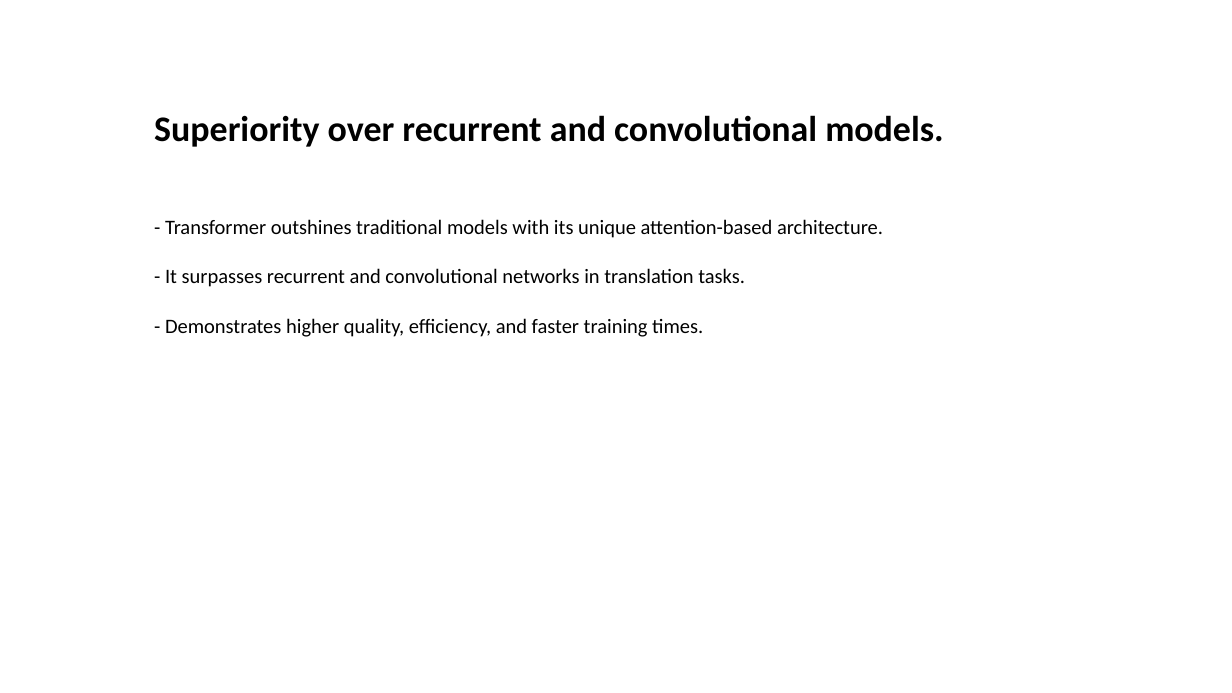
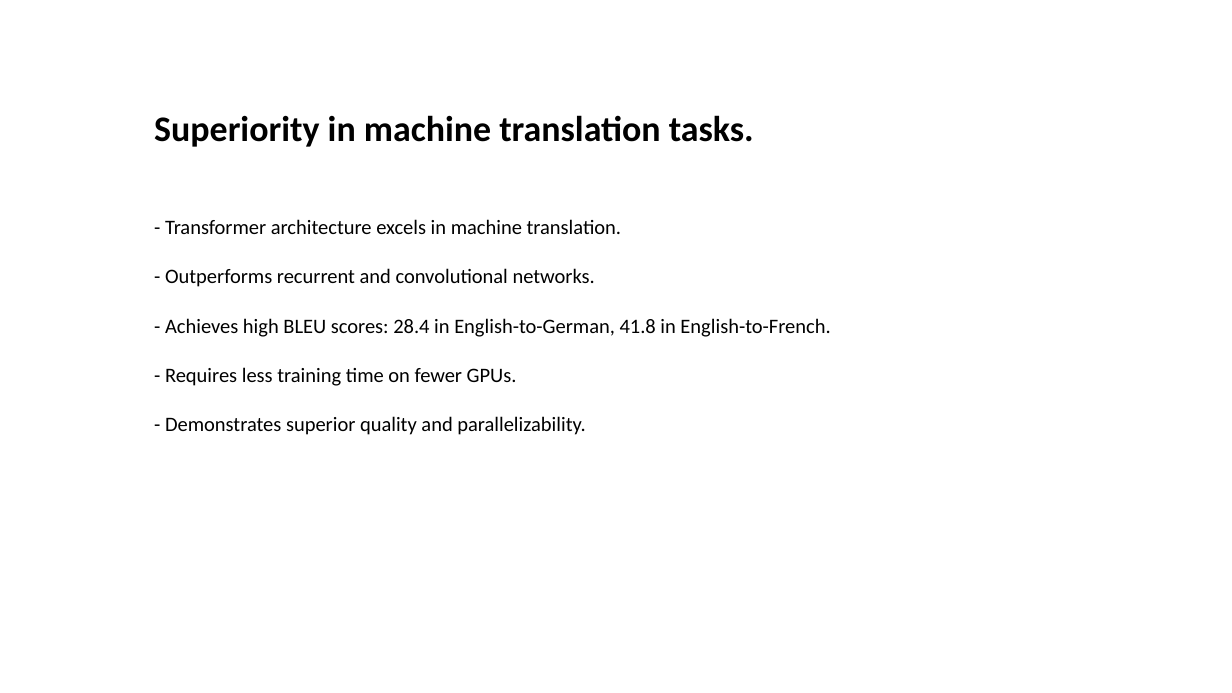
Before and after one commit to Jessie-ZhaoXi/dsa4213-ppt-generator, a slide deck: slide 5 of ppt_generator/my_ppts/attention_mode2.pptx. Drawn at 1232x693 pixels with LibreOffice and Linux fonts; fonts in the diff are those of the drawing; background and template pictures are left out. Boxes give left, top, right and bottom in pixels: in the first picture for what was removed or moved away, otherwise in the second. Text is boxed around its words. In the diff, an @@ line names an element or a change of style, - is before the commit and + after.

```diff
--- a/ppt_generator/my_ppts/attention_mode2.pptx
+++ b/ppt_generator/my_ppts/attention_mode2.pptx
@@ text at [154, 115, 754, 147]: text changed @@
-Superiority over recurrent and convolutional models.
+Superiority in machine translation tasks.
@@ text at [165, 219, 830, 435]: text changed @@
-- Transformer outshines traditional models with its unique attention-based architecture.
-- It surpasses recurrent and convolutional networks in translation tasks.
-- Demonstrates higher quality, efficiency, and faster training times.
+- Transformer architecture excels in machine translation.
+- Outperforms recurrent and convolutional networks.
+- Achieves high BLEU scores: 28.4 in English-to-German, 41.8 in English-to-French.
+- Requires less training time on fewer GPUs.
+- Demonstrates superior quality and parallelizability.
```
Also in this commit, not shown: 6 other slides changed, 3 slides added, 7 other files.
